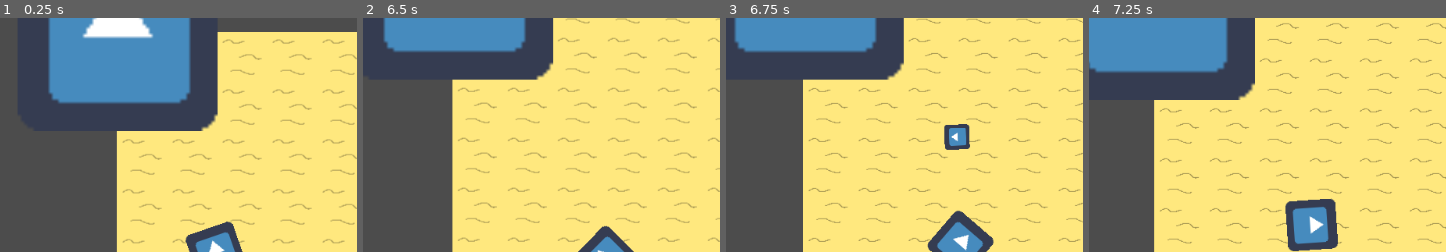
Above: before the commit, frames 1-4 (left to right).
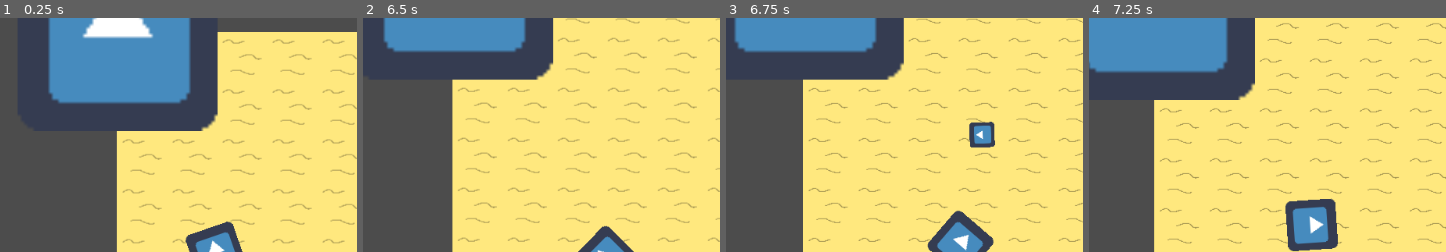
Above: after the commit, the same moments.

Repository: JortvD/ld49
Game: Godot game, scene res://scenes/MainScene.tscn
The game is run twice, just before and just after one commit, with the same random seed, the same clock (stepped at 60 frames per second) and the same inputs. The engine's default icon, where the game draws it, is replaced by a stand-in: a white triangle on a blue panel in a dark square.
Inputs (mouse positions are % of the whole screen's width and height, from its top left):
- Up to frame 1 (0.25 s): no input
- Up to frame 2 (6.5 s): tap Enter at 0.5 s; move the mouse to (69, 45) at 0.52 s; hold Right (ui_right) 0.53-1.28 s; hold E (ui_e) 0.53-1.28 s; tap Space at 0.77, 1.52, 3.02, 3.77, 4.52, 6.02 s; tap Q (ui_q) at 0.8, 1.35, 3.8, 4.35 s; move the mouse to (22, 55) at 1.27 s; hold Down (ui_down) 1.28-2.03 s; tap Mouse wheel down (ui_scroll_down, bound only after the comm… at 1.55, 2.1, 4.55, 5.1 s; move the mouse to (55, 28) at 2.02 s; hold Right (ui_right) 2.03-2.78 s; tap Mouse wheel up (ui_scroll_up, bound only after the commit) at 2.3, 2.85, 5.3, 5.85 s; move the mouse to (38, 70) at 2.77 s; hold Up (ui_up) 2.78-3.53 s; tap E (ui_e) at 3.05, 6.05 s; move the mouse to (78, 65) at 3.52 s; hold E (ui_e) 3.53-4.28 s; hold Left (ui_left) 3.53-5.03 s; move the mouse to (10, 35) at 4.27 s; move the mouse to (50, 50) at 5.02 s; hold Down (ui_down) 5.03-5.78 s; move the mouse to (27, 25) at 5.77 s; hold Right (ui_right) from 5.78 s (still down)
- Up to frame 3 (6.75 s): move the mouse to (69, 45) at 6.52 s; release Right (ui_right) at 6.53 s; hold Up (ui_up) from 6.53 s (still down); hold Q (ui_q) from 6.53 s (still down); tap R at 6.6 s
- Up to frame 4 (7.25 s): keep holding Up (ui_up); keep holding Q (ui_q); tap Space at 6.77 s
The pictures show only the part of the screen within x 14-64%, y 0-50%; the shares and areas given below are measured in that part.

Frames 1-2 are identical in both runs. In frame 3, 1.5% of the frame differs, in the area x 61-76%, y 44-57%; in frame 4, nothing differs.

Commit message:
Add item and holster to view

Diff:
--- a/Player/Player.gd
+++ b/Player/Player.gd
@@ -20,6 +20,14 @@
 	if event is InputEventKey and event.pressed:
 		if event.scancode == KEY_R:
 			$"/root/MainScene/Items".create_item("gun", $LocationBullet.global_transform, self, 1000)
+	if Input.is_action_just_pressed("ui_scroll_down"):
+		selected_slot = (selected_slot+1)%INVENTORY_SIZE
+		if(selected_slot < 0): selected_slot += 5
+		switch_holding()
+	if Input.is_action_just_pressed("ui_scroll_up"):
+		selected_slot = (selected_slot-1)%INVENTORY_SIZE
+		if(selected_slot < 0): selected_slot += 5
+		switch_holding()
 
 func get_input():
 	velocity = Vector2()
@@ -71,7 +79,9 @@
 	for n in range(INVENTORY_SIZE):
 		if(inventory[n] == null):
 			inventory[n] = item
-			print(inventory)
+
+			switch_holding()
+
 			return true
 
 	return false
@@ -85,4 +95,21 @@
 
 	inventory[slot] = null
 
-	print(inventory)
+	switch_holding()
+
+
+func switch_holding():
+	if(inventory[selected_slot] == null):
+		$Item.visible = false
+	else:
+		$Item.texture = load(inventory[selected_slot].img)
+		$Item.visible = true
+
+	var next_slot = (selected_slot+1)%INVENTORY_SIZE
+	if(next_slot < 0): next_slot += 5
+
+	if(inventory[next_slot] == null):
+		$Holster.visible = false
+	else:
+		$Holster.texture = load(inventory[next_slot].img)
+		$Holster.visible = true
--- a/Player/Player.tscn
+++ b/Player/Player.tscn
@@ -25,8 +25,22 @@
 smoothing_speed = 2.0
 
 [node name="LocationBullet" type="Node2D" parent="."]
-position = Vector2( 48, 0 )
+position = Vector2( 52, 11 )
 
 [node name="BulletTimer" type="Timer" parent="."]
 wait_time = 0.1
 one_shot = true
+
+[node name="Item" type="Sprite" parent="."]
+visible = false
+position = Vector2( 32.2806, 10 )
+rotation = 1.5708
+scale = Vector2( 0.5, 0.5 )
+texture = ExtResource( 1 )
+
+[node name="Holster" type="Sprite" parent="."]
+visible = false
+position = Vector2( -10, 28 )
+rotation = 1.5708
+scale = Vector2( 0.5, 0.5 )
+texture = ExtResource( 1 )
--- a/project.godot
+++ b/project.godot
@@ -95,6 +95,16 @@
 "events": [ Object(InputEventKey,"resource_local_to_scene":false,"resource_name":"","device":0,"alt":false,"shift":false,"control":false,"meta":false,"command":false,"pressed":false,"scancode":69,"unicode":0,"echo":false,"script":null)
  ]
 }
+ui_scroll_up={
+"deadzone": 0.5,
+"events": [ Object(InputEventMouseButton,"resource_local_to_scene":false,"resource_name":"","device":0,"alt":false,"shift":false,"control":false,"meta":false,"command":false,"button_mask":0,"position":Vector2( 0, 0 ),"global_position":Vector2( 0, 0 ),"factor":1.0,"button_index":4,"pressed":false,"doubleclick":false,"script":null)
+ ]
+}
+ui_scroll_down={
+"deadzone": 0.5,
+"events": [ Object(InputEventMouseButton,"resource_local_to_scene":false,"resource_name":"","device":0,"alt":false,"shift":false,"control":false,"meta":false,"command":false,"button_mask":0,"position":Vector2( 0, 0 ),"global_position":Vector2( 0, 0 ),"factor":1.0,"button_index":5,"pressed":false,"doubleclick":false,"script":null)
+ ]
+}
 
 [physics]
 
